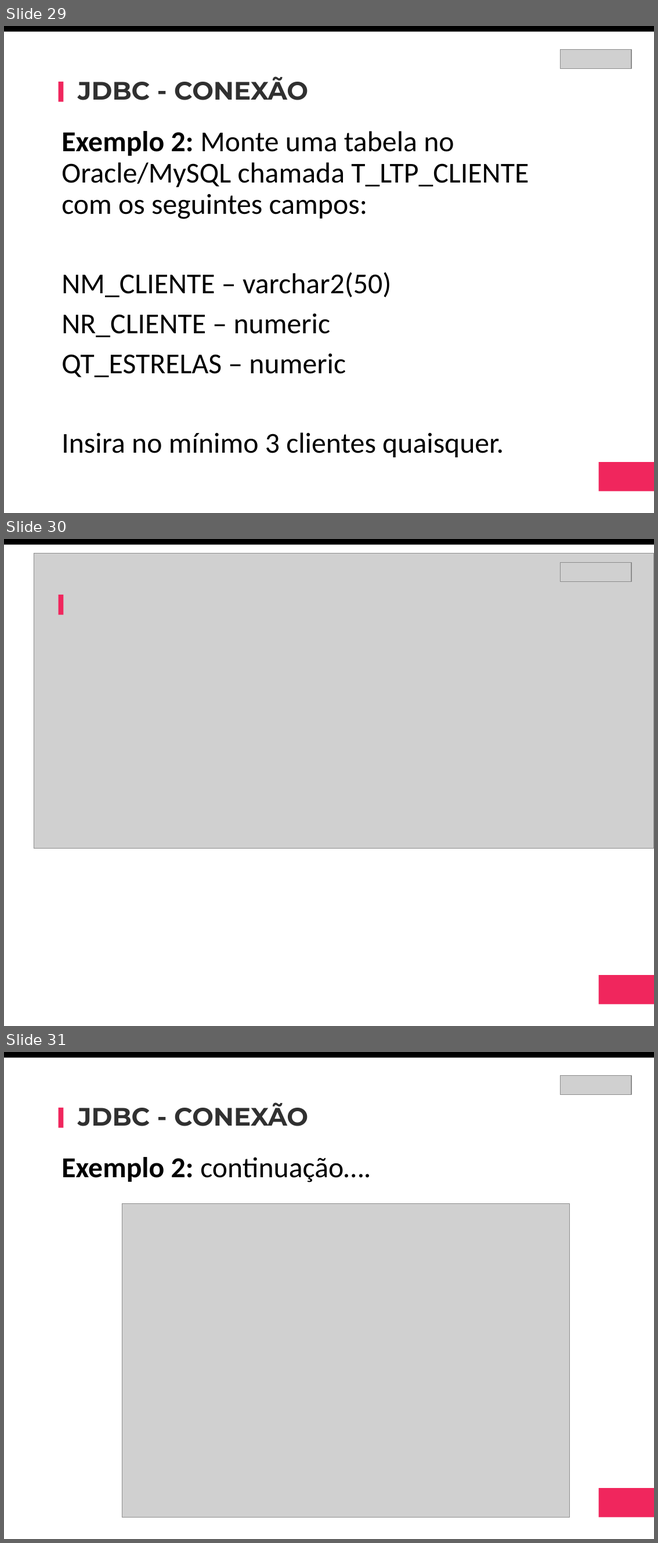
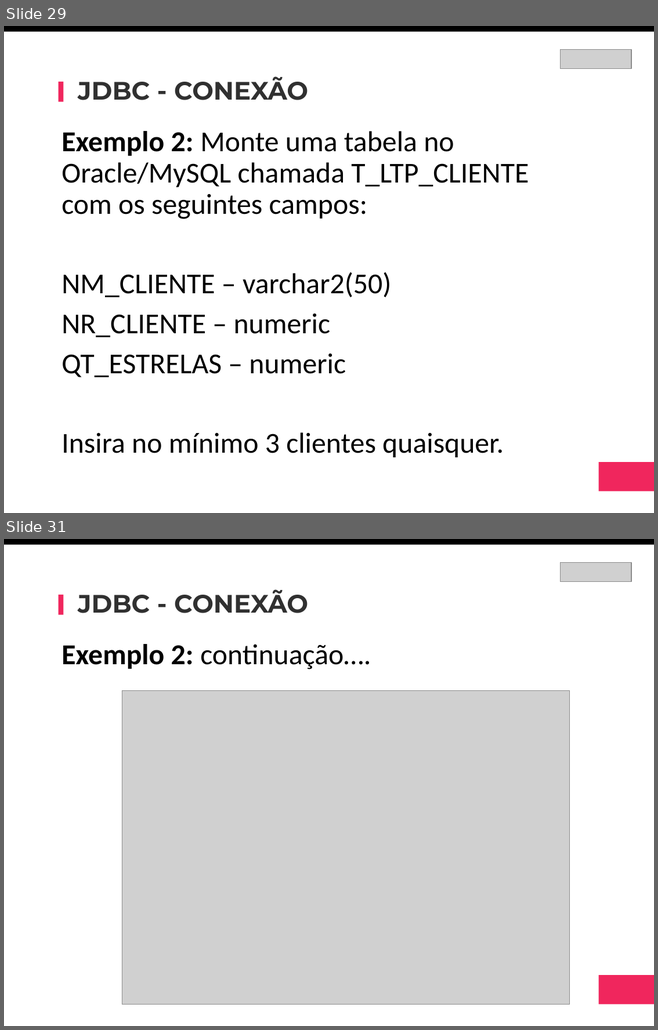
Before and after one commit to shamanickCoder/FIAP, a slide deck: Desenvolvimento Back-end e Design Patterns/Semestre2/20 - JDBC.pptx. Shown one above the other, each under a label of ours: slides 29, 30 and 31 before the commit, slides 29 and 31 after it; the slides between them are not shown. The pictures are 658x1543 and 658x1030 pixels, drawn with LibreOffice and Linux fonts; fonts in the diff are those of the drawing; grey boxes stand for pictures. Boxes give left, top, right and bottom in pixels: in the first picture for what was removed or moved away, otherwise in the second. Text is boxed around its words. In the diff, an @@ line names an element or a change of style, - is before the commit and + after.

```diff
--- a/Desenvolvimento Back-end e Design Patterns/Semestre2/20 - JDBC.pptx
+++ b/Desenvolvimento Back-end e Design Patterns/Semestre2/20 - JDBC.pptx
@@ slide 30 removed at (4,539,654,1026), background #FFFFFF @@
@@ rectangle removed at (4,539,654,545) @@
@@ picture removed at (34,553,654,849) @@
@@ picture removed at (560,562,631,582) @@
@@ rectangle removed at (59,595,64,615) @@
@@ rectangle removed at (598,976,654,1005) @@
```
Also in this commit, not shown: 1 slide added, 5 other files.
